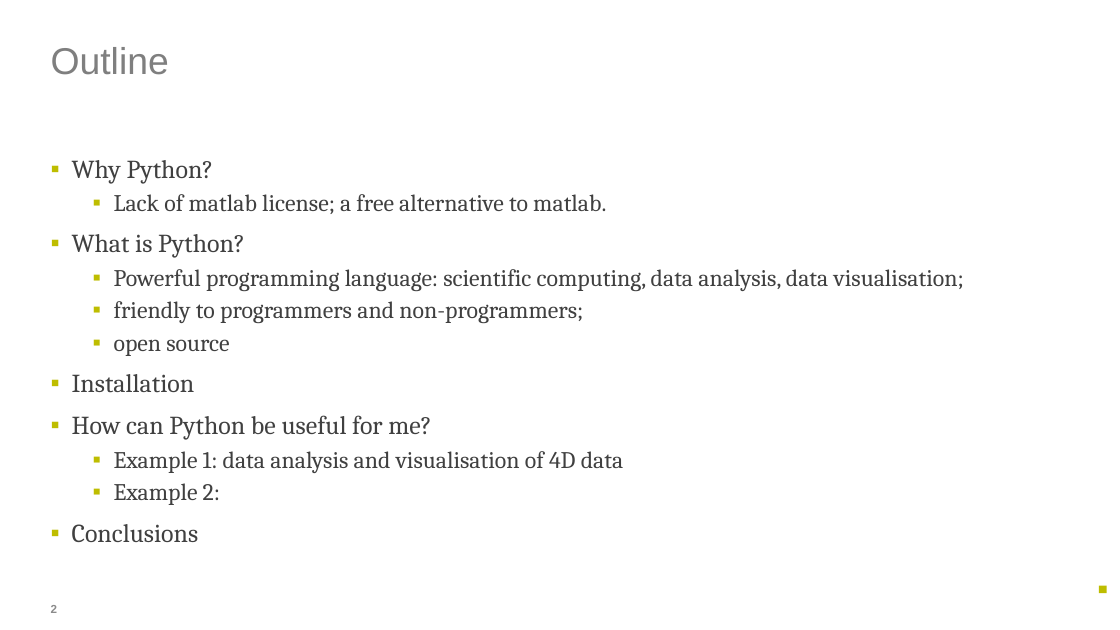
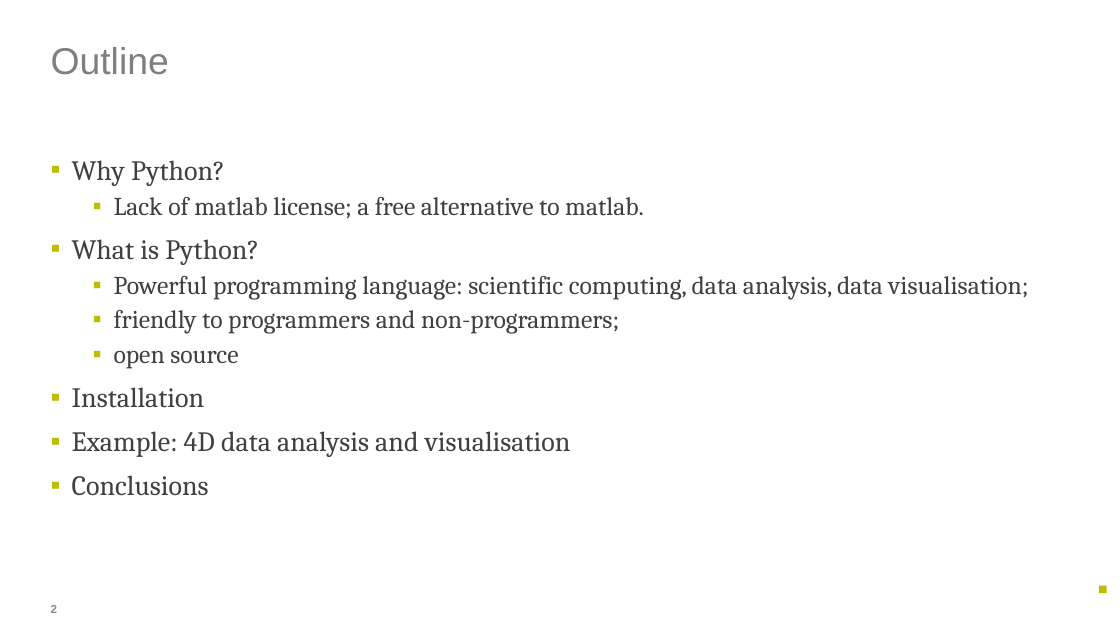
Before and after one commit to cenghu/python_tutorial, a slide deck: slide 2 of python_tutorial.pptx. Drawn at 1120x630 pixels with LibreOffice and Linux fonts; fonts in the diff are those of the drawing; background and template pictures are left out. Boxes give left, top, right and bottom in pixels: in the first picture for what was removed or moved away, otherwise in the second. Text is boxed around its words. In the diff, an @@ line names an element or a change of style, - is before the commit and + after.

```diff
--- a/python_tutorial.pptx
+++ b/python_tutorial.pptx
@@ text at bbox=[72, 160, 1028, 495]: size 22.2 to 24 pt in "Why Python?", "What is Python?", "Installation", "Conclusions"; size 20.4 to 22 pt in "Lack of matlab license; a free alternative ...", "Powerful programming language: scientific computing, data an ...", "friendly to programmers and non-programmers;", "open source" @@
@@ text at bbox=[72, 431, 571, 457]: text changed; size 20.4 to 24 pt @@
-▪ How can Python be useful for me?
-  ▪ Example 1: data analysis and visualisation of 4D data
-  ▪ Example 2:
+▪ Example: 4D data analysis and visualisation
```
Also in this commit, not shown: 3 other slides changed, 2 slides added, 2 other files.
